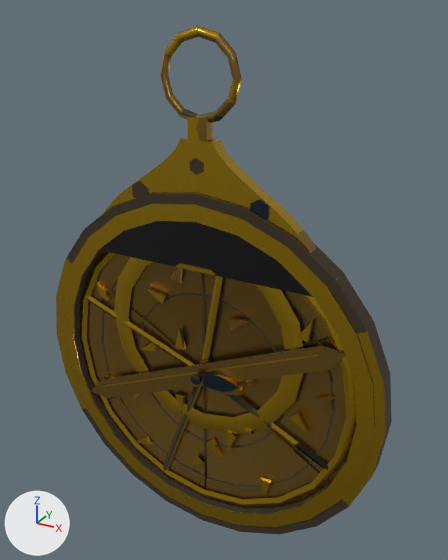
Two versions of the Blender file Assets/Models/ArtBible/Items/Powder/Astrolabe/Astrolabe.blend, one commit apart.
Before and after are seen from a camera (50 mm lens) standing at (0.162, -0.276, 0.308) and looking at (0.005, 0.009, 0.165). Arrows for +X, +Y and +Z are at lower left; the lights stay in place. The older version comes first.

Objects in the first picture: 'Astrolabe'.
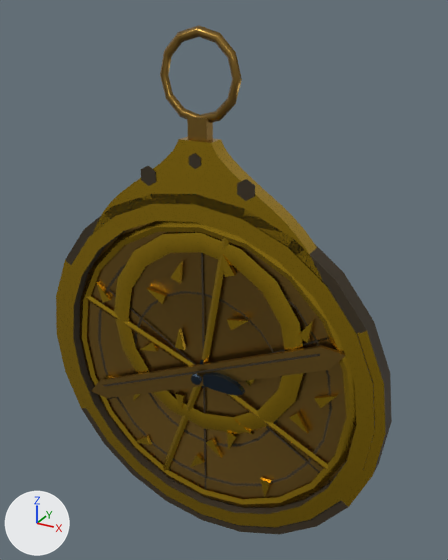
Patch to the scene script:
```diff
--- a/Assets/Models/ArtBible/Items/Powder/Astrolabe/Astrolabe.blend.py
+++ b/Assets/Models/ArtBible/Items/Powder/Astrolabe/Astrolabe.blend.py
@@ me_astrolabe @@
 # used by ob_astrolabe; location = (0.0, 0.0, 0.0)
-me_astrolabe.from_pydata(...)  # 810 vertices, 816 faces; spans x -0.11..0.11, y -0.017..0.015, z 0.0..0.3
+me_astrolabe.from_pydata(...)  # 820 vertices, 831 faces; spans x -0.11..0.11, y -0.017..0.015, z 0.0..0.3
+# me_astrolabe part 1: the loose piece of 12 vertices spanning x -0.004..0.004, y -0.01, z 0.229..0.238 is moved by (0.029, -0.001, -0.008)
+# me_astrolabe part 2
+# 8 vertices are removed from x -0.071..0.071, y -0.01..-0.002, z 0.176..0.213
+# 31 faces are deleted
+# 20 vertices in x -0.062..0.062, y -0.01, z 0.201..0.247 move by (0.0, -0.002, 0.0)
+# 26 vertices move from x -0.066..0.041, y -0.01..-0.002, z 0.176..0.222 to x -0.071..0.003, y -0.012..-0.002, z 0.179..0.241
+# 6 vertices are added at (-0.052, -0.012, 0.194), (-0.027, -0.012, 0.205), (0.0, -0.012, 0.209), (0.027, -0.012, 0.205), (0.052, -0.012, 0.194), (0.071, -0.012, 0.179)
+# 6 new vertices lie (0.0, -0.01, 0.0) away from vertices in x -0.071..0.071, y -0.002, z 0.187..0.213
+# 6 new vertices lie (0.0, 0.01, 0.0) away from vertices in x -0.052..0.071, y -0.012, z 0.179..0.209
+# 46 new faces join them
+# me_astrolabe part 3: 361 kept faces spanning x -0.11..0.11, y -0.017..0.015, z 0.0..0.3 get new texture (UV) coordinates
 me_astrolabe.materials.append(mat_astrolabe)
```

Changed parts and their boxes (x1, y1, x2, y2) in the pictures (448 x 560 px; the box of a moved part takes in the faces that stretch with it):
part 1 of me_astrolabe, moved or reshaped
    before: (190, 158, 203, 175)
    after: (237, 179, 255, 201)
part 2 of me_astrolabe, moved or reshaped
    before: (102, 136, 316, 297)
    after: (94, 136, 322, 279)
part 3 of me_astrolabe, surface changed
    both: (73, 25, 367, 493)
